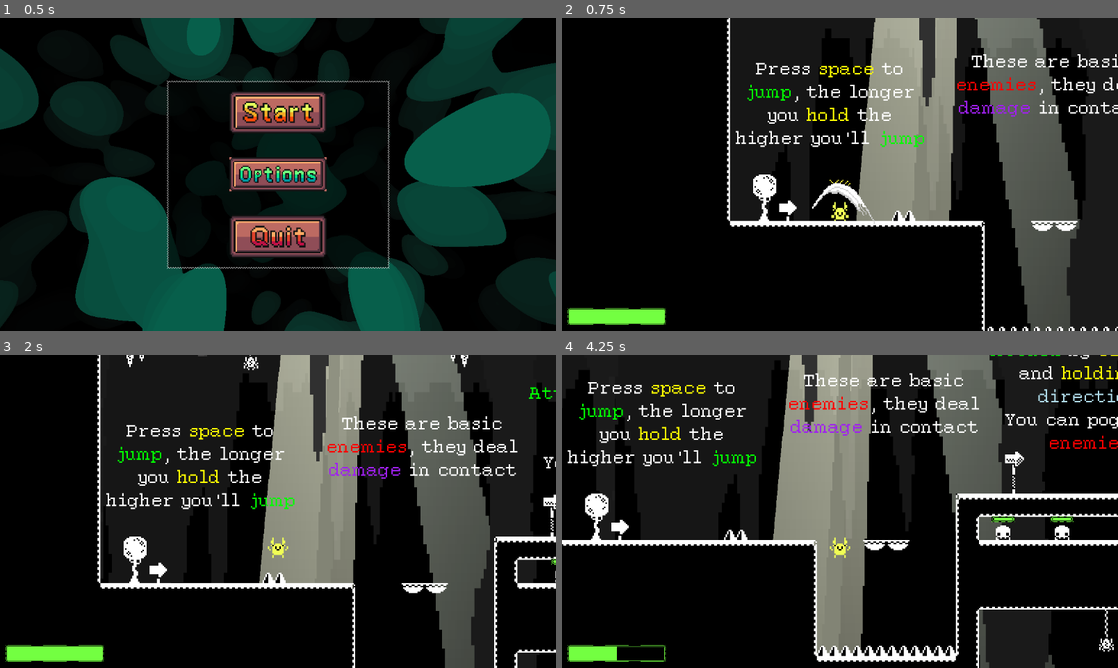
Above: before the commit, frames 1-4 (two rows, left to right).
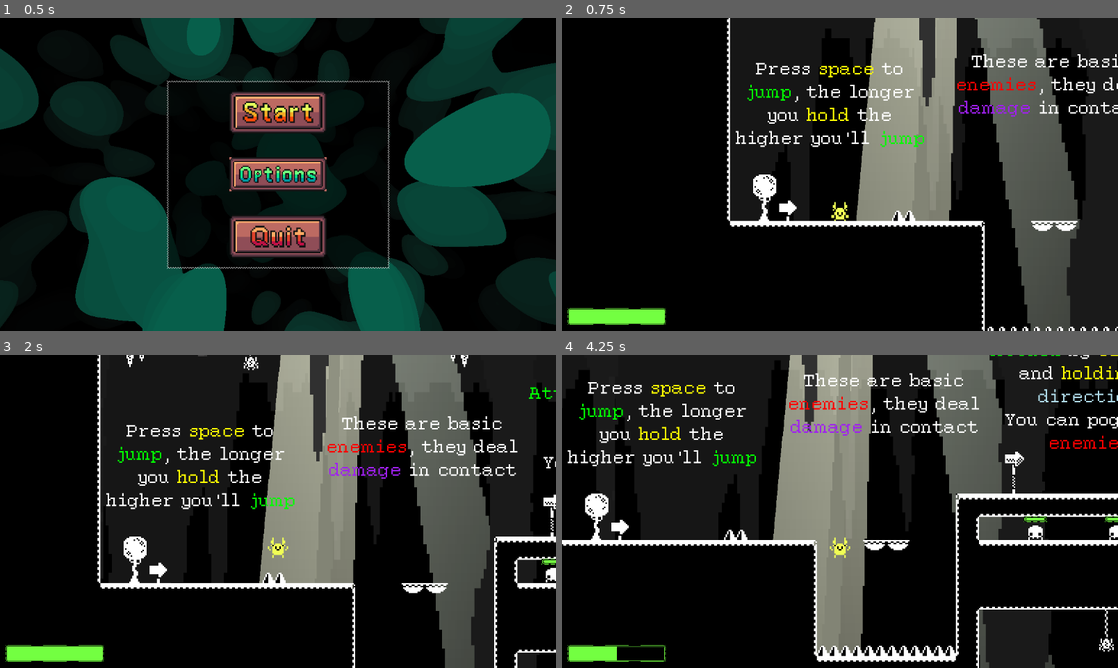
Above: after the commit, the same moments.

Repository: SeldonRubika/Godot-Workshop-Project
Game: Godot game, scene res://Scenes/MainWorld/main_world.tscn
Same seed, same stepped clock (60 frames per second), same inputs: the game is played once before the commit and once after it. Sound files missing from this copy of the repository are replaced by a short silence.
Inputs (mouse positions are in pixels of both pictures, inside the frame that each line leads up to):
- Up to frame 1 (0.5 s): no input
- Up to frame 2 (0.75 s): click (840, 111) at 0.5 s
- Up to frame 3 (2 s): tap Enter at 1.25 s; move the mouse to (400, 495) at 1.27 s; hold D (Right) from 1.28 s (still down); click (400, 495) at 1.35 s; tap Space (Jump) at 1.52 s
- Up to frame 4 (4.25 s): move the mouse to (728, 527) at 2.02 s; click (728, 527) at 2.1 s; tap Space (Jump) at 2.27, 3.77 s; move the mouse to (895, 442) at 2.77 s; release D (Right) at 2.78 s; hold A (Left) 2.78-3.53 s; click (895, 442) at 2.85 s; move the mouse to (812, 574) at 3.52 s; hold D (Right) from 3.53 s (still down); click (812, 574) at 3.6 s

Frame 1 is identical in both runs. In frame 2, 0.3% of the frame differs, in the area x 44-57%, y 51-66%; in frame 3, 0.1%; in frame 4, 0.6%, in the area x 77-100%, y 51-60%.

Commit message:
Added music

Diff:
--- /dev/null
+++ b/Scenes/MainWorld/main_music.gd
@@ -0,0 +1,15 @@
+extends AudioStreamPlayer
+
+var music : Array[AudioStream] = [preload("uid://kgnyyav7ca63"), preload("uid://dd2uuqbbvpwek"), preload("uid://cm1bp441tv27r"), preload("uid://c6cibovuc6imx"), preload("uid://b2tpdg47lb3xe")]
+var menu_music = preload("uid://csijk4ktvlku2")
+
+func play_music():
+	stream = music.pick_random()
+	play()
+
+func _process(_delta: float) -> void:
+	volume_linear = Global.music_volume
+
+func _ready() -> void:
+	play()
+	Global.game_started.connect(play_music)
--- a/Scenes/MainWorld/main_world.tscn
+++ b/Scenes/MainWorld/main_world.tscn
@@ -3,6 +3,8 @@
 [ext_resource type="PackedScene" uid="uid://75wn2vwemhr1" path="res://Scenes/Ui/ui.tscn" id="1_u0nld"]
 [ext_resource type="PackedScene" uid="uid://dq18fci16dwip" path="res://Scenes/Player/player.tscn" id="2_4qooy"]
 [ext_resource type="PackedScene" uid="uid://bdbtjuu7mkhso" path="res://Scenes/Levels/level_1.tscn" id="3_aqd5y"]
+[ext_resource type="Script" uid="uid://daga3ju1shuh1" path="res://Scenes/MainWorld/main_music.gd" id="4_7kc2d"]
+[ext_resource type="AudioStream" uid="uid://csijk4ktvlku2" path="res://Assets/8bit Music/menu_music.ogg" id="4_u0nld"]
 
 [node name="MainWorld" type="Node2D" unique_id=1216008883]
 
@@ -12,3 +14,10 @@
 player_spawn_pos = Vector2(300, 312)
 
 [node name="Player" parent="." unique_id=486279298 instance=ExtResource("2_4qooy")]
+
+[node name="MainMusic" type="AudioStreamPlayer" parent="." unique_id=1973828728]
+process_mode = 3
+stream = ExtResource("4_u0nld")
+script = ExtResource("4_7kc2d")
+
+[connection signal="finished" from="MainMusic" to="MainMusic" method="play_music"]
--- a/Scenes/Singleton/global.gd
+++ b/Scenes/Singleton/global.gd
@@ -2,6 +2,9 @@
 
 var option_disable_checkpoint : bool = false
 var option_attack_mouse : bool = false
+
+var music_volume := 0.9
+var sfx_volume := 0.9
 
 var respawn_position := Vector2.ZERO:
 	set(a):
@@ -9,6 +12,7 @@
 
 signal respawn(new_hp:int)
 signal game_paused(on:bool)
+signal game_started
 
 func restart():
 	var player : Player = get_tree().get_first_node_in_group(&"Player")
@@ -22,3 +26,7 @@
 	if Input.is_action_just_pressed("Pause"):
 		get_tree().paused = !get_tree().paused
 		game_paused.emit(get_tree().paused)
+
+func _ready() -> void:
+	get_tree().paused = true
+	game_started.connect(func():get_tree().paused = false)
--- a/Scenes/ui/main_menu.gd
+++ b/Scenes/ui/main_menu.gd
@@ -18,6 +18,7 @@
 
 func _on_play_pressed() -> void:
 	hide()
+	Global.game_started.emit()
 
 func _on_quit_pressed() -> void:
 	get_tree().quit()
@@ -55,3 +56,11 @@
 
 func _on_bloup_bloup_toggled(toggled_on: bool) -> void:
 	bloup_bloup.emit(toggled_on)
+
+func _on_music_volume_value_changed(value: float) -> void:
+	@warning_ignore("narrowing_conversion")
+	Global.music_volume = value
+
+func _on_sfx_volume_value_changed(value: float) -> void:
+	@warning_ignore("narrowing_conversion")
+	Global.music_volume = value
--- a/Scenes/ui/main_menu.tscn
+++ b/Scenes/ui/main_menu.tscn
@@ -171,6 +171,34 @@
 size_flags_vertical = 3
 text = "BLOUP BLOUP"
 
+[node name="MusicVolumeHolder" type="VBoxContainer" parent="OptionScreen/VBoxContainer" unique_id=1455465034]
+layout_mode = 2
+
+[node name="MusicVolumeLabel" type="Label" parent="OptionScreen/VBoxContainer/MusicVolumeHolder" unique_id=364460016]
+layout_mode = 2
+text = "Music Volume"
+horizontal_alignment = 1
+
+[node name="MusicVolume" type="HSlider" parent="OptionScreen/VBoxContainer/MusicVolumeHolder" unique_id=465277356]
+layout_mode = 2
+max_value = 1.0
+step = 0.01
+value = 0.9
+
+[node name="SfxVolumeHolder" type="VBoxContainer" parent="OptionScreen/VBoxContainer" unique_id=1157208099]
+layout_mode = 2
+
+[node name="SfxVolumeLabel" type="Label" parent="OptionScreen/VBoxContainer/SfxVolumeHolder" unique_id=2081441650]
+layout_mode = 2
+text = "Sfx Volume"
+horizontal_alignment = 1
+
+[node name="SfxVolume" type="HSlider" parent="OptionScreen/VBoxContainer/SfxVolumeHolder" unique_id=1884144977]
+layout_mode = 2
+max_value = 1.0
+step = 0.01
+value = 0.9
+
 [connection signal="timeout" from="BgTimer" to="." method="_on_timer_timeout"]
 [connection signal="pressed" from="MainScreen/VBoxContainer/Play" to="." method="_on_play_pressed"]
 [connection signal="pressed" from="MainScreen/VBoxContainer/Settings" to="." method="_on_settings_pressed"]
@@ -179,3 +207,5 @@
 [connection signal="toggled" from="OptionScreen/VBoxContainer/EnableCheckpoint" to="." method="_on_check_button_toggled"]
 [connection signal="toggled" from="OptionScreen/VBoxContainer/AttackMouse" to="." method="_on_attack_mouse_toggled"]
 [connection signal="toggled" from="OptionScreen/VBoxContainer/BloupBloup" to="." method="_on_bloup_bloup_toggled"]
+[connection signal="value_changed" from="OptionScreen/VBoxContainer/MusicVolumeHolder/MusicVolume" to="." method="_on_music_volume_value_changed"]
+[connection signal="value_changed" from="OptionScreen/VBoxContainer/SfxVolumeHolder/SfxVolume" to="." method="_on_sfx_volume_value_changed"]
Not shown, added: Assets/8bit Music/Blades.ogg.import
Not shown, added: Assets/8bit Music/Canyon.ogg.import
Not shown, added: Assets/8bit Music/Chase.ogg.import
Not shown, added: Assets/8bit Music/ChillGroove.ogg.import
Not shown, added: Assets/8bit Music/ThornsNRopes.ogg.import
Not shown, added: Assets/8bit Music/menu_music.ogg.import
Not shown, added: Scenes/MainWorld/main_music.gd.uid
Not shown, added: Assets/8bit Music/Blades.ogg
Not shown, added: Assets/8bit Music/Canyon.ogg
Not shown, added: Assets/8bit Music/Chase.ogg
Not shown, added: Assets/8bit Music/ChillGroove.ogg
Not shown, added: Assets/8bit Music/ThornsNRopes.ogg
(and 1 more such lines)
